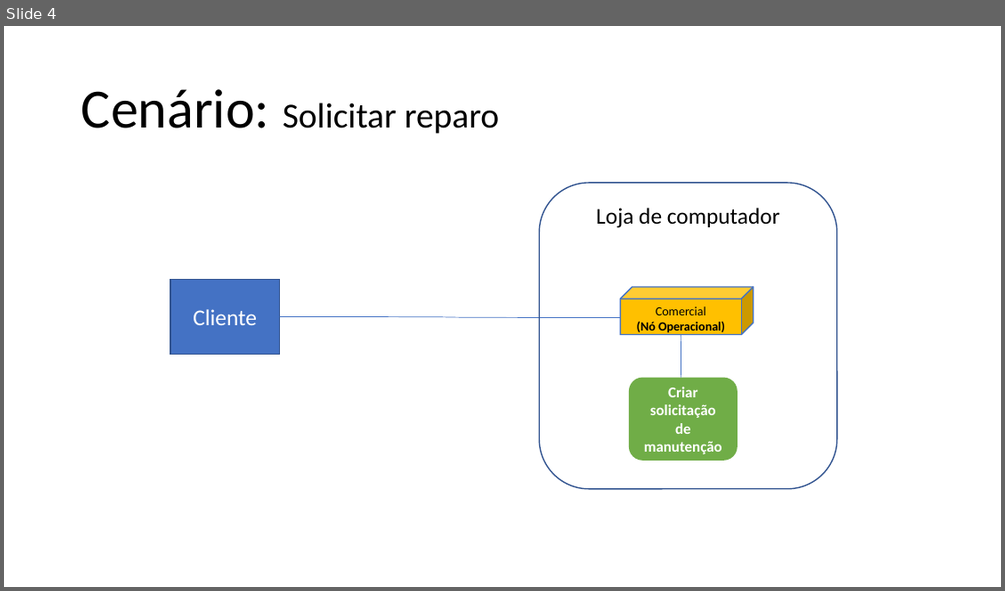
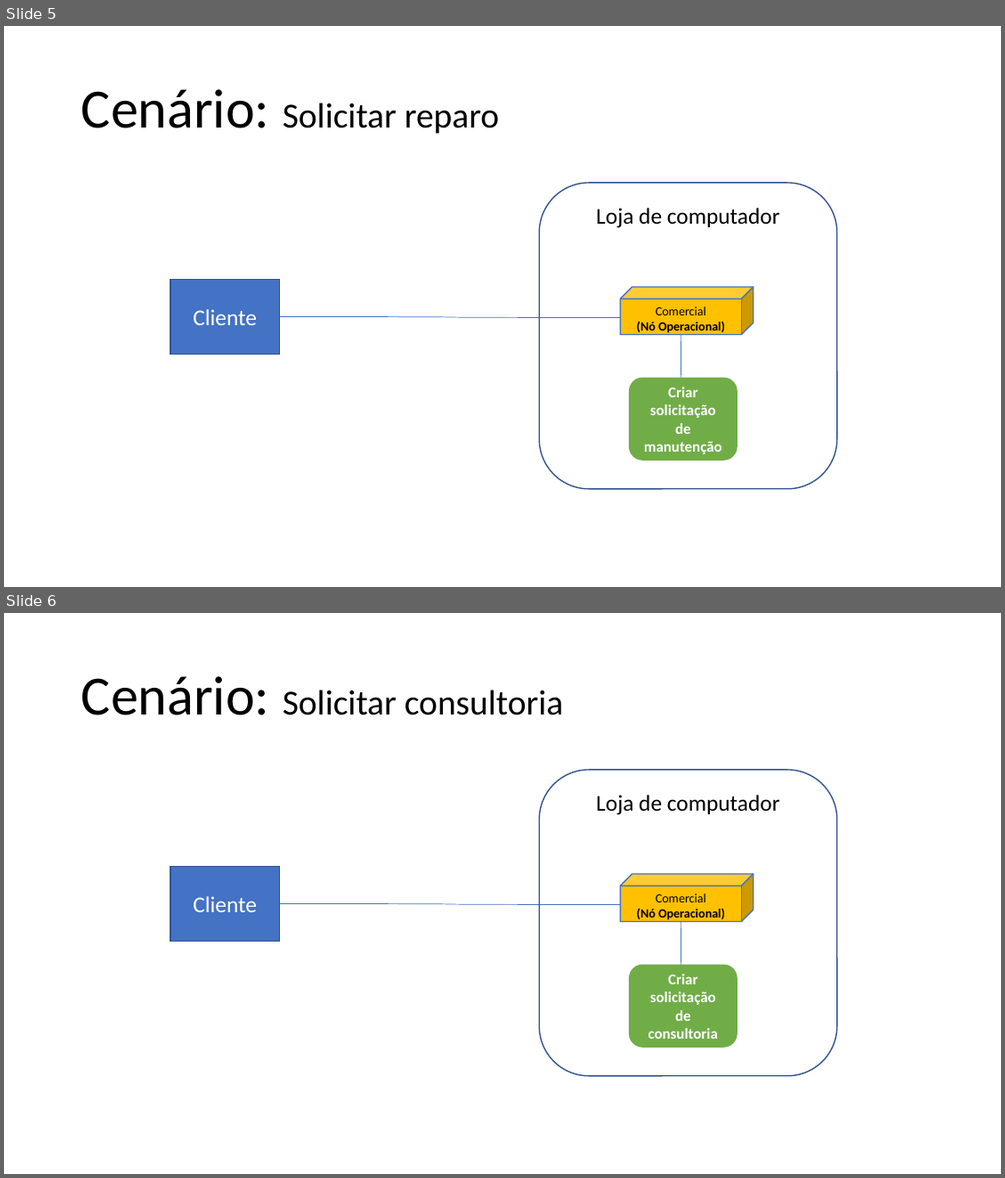
Before and after one commit to lmoraesImpacta/OPE, a slide deck: Artefatos/15-ArquiteturaDeNegocioParaCadaCenario.pptx. Shown one above the other, each under a label of ours: slide 4 before the commit, slides 5 and 6 after it. The pictures are 1005x591 and 1005x1178 pixels, drawn with LibreOffice and Linux fonts; fonts in the diff are those of the drawing. Boxes give left, top, right and bottom in pixels: in the first picture for what was removed or moved away, otherwise in the second. Text is boxed around its words. In the diff, an @@ line names an element or a change of style, - is before the commit and + after.

```diff
--- a/Artefatos/15-ArquiteturaDeNegocioParaCadaCenario.pptx
+++ b/Artefatos/15-ArquiteturaDeNegocioParaCadaCenario.pptx
@@ slide 6 added at (4, 613, 1001, 1174), background #FFFFFF @@
@@ text added at (81, 676, 563, 715), 28 pt, text #000000 @@
+Cenário: Solicitar consultoria
@@ rounded rectangle added at (540, 770, 837, 1076), outline #325490 0.99 pt, 18 pt, text #000000 @@
+Loja de computador
@@ rectangle added at (170, 867, 280, 941), fill #4472C4, outline #325490 0.99 pt, 18 pt, text #FFFFFF @@
+Cliente
@@ cube added at (620, 874, 753, 922), fill #FFC000, outline #4472C4 0.99 pt, 10 pt, text #000000, bold @@
+Comercial
+(Nó Operacional)
@@ curved line added from (280, 903) to (620, 904), #4472C4 0.51 pt @@
@@ line added from (680, 922) to (681, 964), #4472C4 0.51 pt @@
@@ rounded rectangle added at (629, 964, 737, 1047), fill #70AD47, 12 pt, text #FFFFFF, bold @@
+Criar solicitação de consultoria
@@ what was slide 4 is now slide 5 @@
```
Also in this commit, not shown: 1 slide changed, 1 other slide added.
